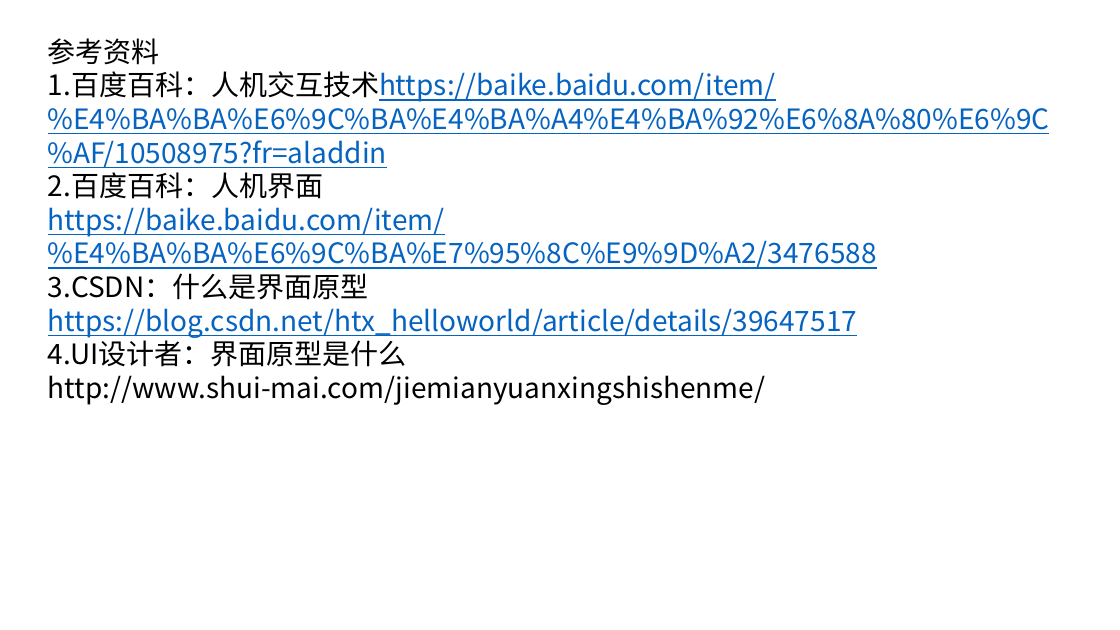
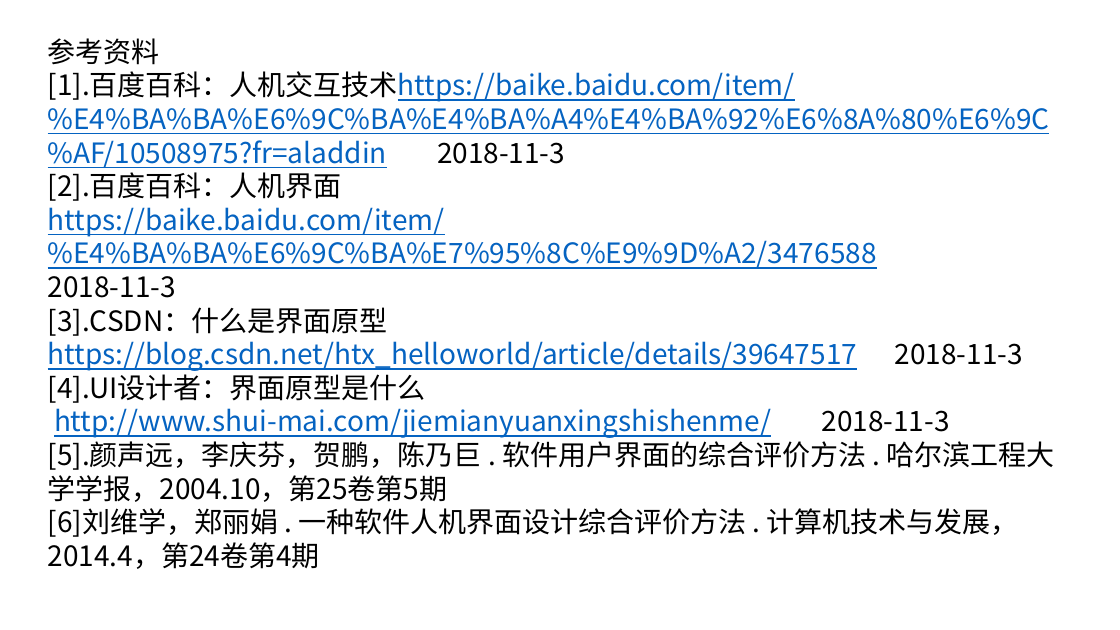
Before and after one commit to PRD2018/PRD2018-G15, a slide deck: slide 35 of 2018-11-4/UML基础2—吕迪部分.pptx (slide 5 before the commit). Drawn at 1120x630 pixels with LibreOffice and Linux fonts; fonts in the diff are those of the drawing; background and template pictures are left out. Boxes give left, top, right and bottom in pixels: in the first picture for what was removed or moved away, otherwise in the second. Text is boxed around its words. In the diff, an @@ line names an element or a change of style, - is before the commit and + after.

```diff
--- a/2018-11-4/UML基础2—吕迪部分.pptx
+++ b/2018-11-4/UML基础2—吕迪部分.pptx
@@ text at (48, 71, 1050, 201): text changed @@
-1.百度百科：人机交互技术https://baike.baidu.com/item/%E4%BA%BA%E6%9C%BA%E4%BA%A4%E4%BA%92%E6%8A%80%E6%9C%AF/10508975?fr=aladdin
-2.百度百科：人机界面
+[1].百度百科：人机交互技术https://baike.baidu.com/item/%E4%BA%BA%E6%9C%BA%E4%BA%A4%E4%BA%92%E6%8A%80%E6%9C%AF/10508975?fr=aladdin 2018-11-3
+[2].百度百科：人机界面
@@ text at (48, 276, 1055, 569): text changed @@
-3.CSDN：什么是界面原型
-https://blog.csdn.net/htx_helloworld/article/details/39647517
-4.UI设计者：界面原型是什么
-http://www.shui-mai.com/jiemianyuanxingshishenme/
+2018-11-3
+[3].CSDN：什么是界面原型 https://blog.csdn.net/htx_helloworld/article/details/39647517 2018-11-3
+[4].UI设计者：界面原型是什么
+http://www.shui-mai.com/jiemianyuanxingshishenme/ 2018-11-3
+[5].颜声远，李庆芬，贺鹏，陈乃巨 . 软件用户界面的综合评价方法 . 哈尔滨工程大学学报，2004.10，第25卷第5期
+[6]刘维学，郑丽娟 . 一种软件人机界面设计综合评价方法 . 计算机技术与发展，2014.4，第24卷第4期
```
Also in this commit, not shown: 30 slides added, 1 other file.
